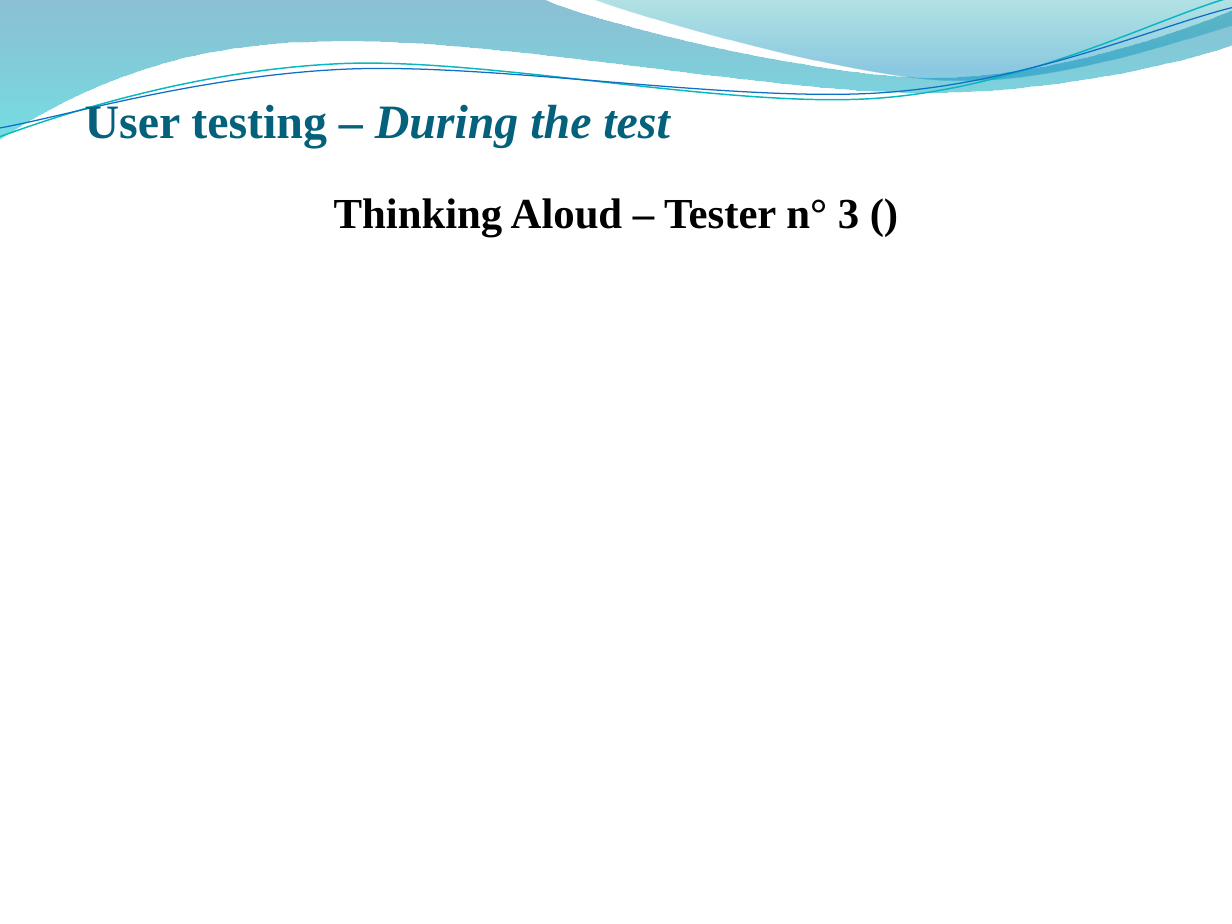
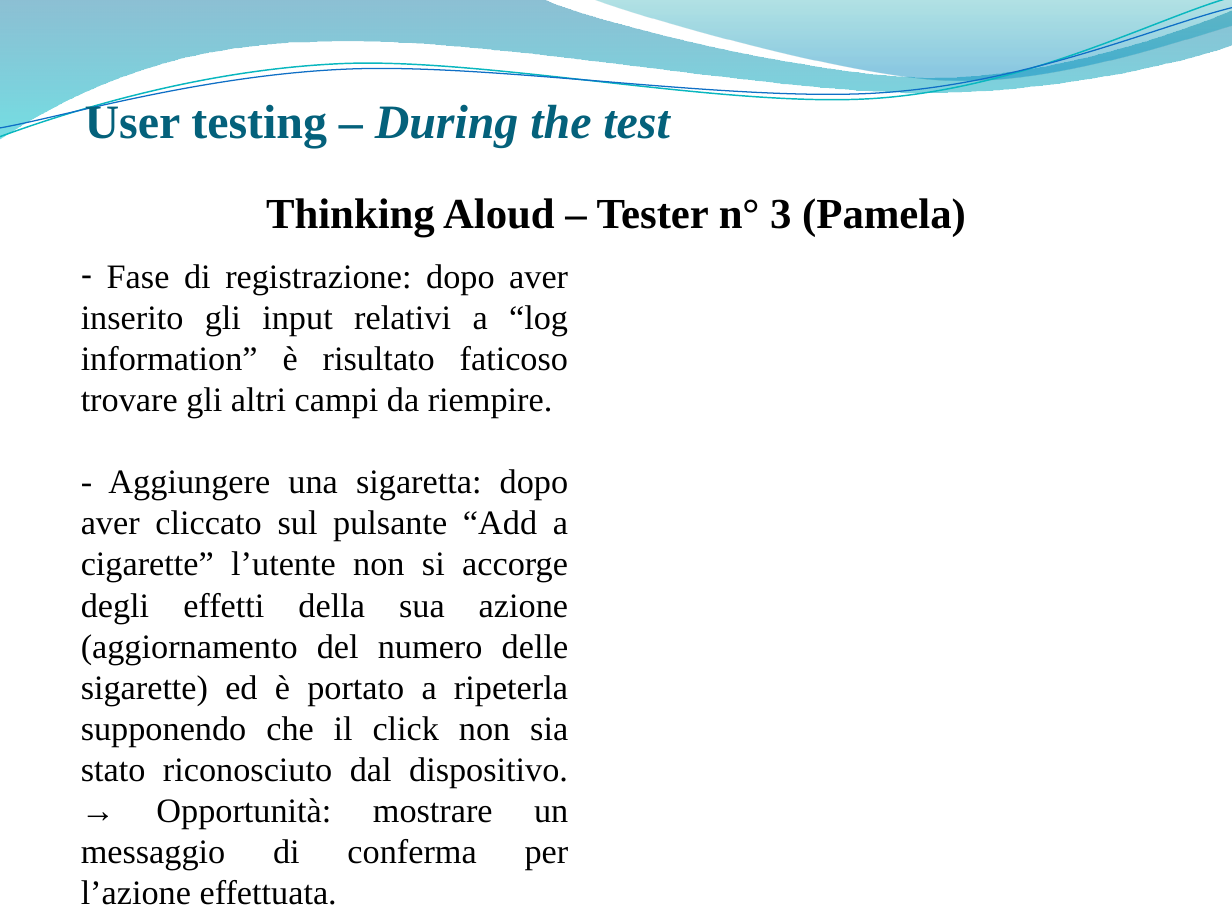
Before and after one commit to giusmastro91/Cognitive-systems, a slide deck: slide 32 of Prova_6/Leone_Mastrosimone_PresentazioneProgetto.pptx. Drawn at 1232x924 pixels with LibreOffice and Linux fonts; fonts in the diff are those of the drawing; background and template pictures are left out. Boxes give left, top, right and bottom in pixels: in the first picture for what was removed or moved away, otherwise in the second. Text is boxed around its words. In the diff, an @@ line names an element or a change of style, - is before the commit and + after.

```diff
--- a/Prova_6/Leone_Mastrosimone_PresentazioneProgetto.pptx
+++ b/Prova_6/Leone_Mastrosimone_PresentazioneProgetto.pptx
@@ text at (266, 198, 966, 236): text changed @@
-Thinking Aloud – Tester n° 3 ()
+Thinking Aloud – Tester n° 3 (Pamela)
@@ text added at (81, 264, 569, 905), 20 pt, text #000000 @@
+– Fase di registrazione: dopo aver inserito gli input relativi a “log information” è risultato faticoso trovare gli altri campi da riempire.
+- Aggiungere una sigaretta: dopo aver cliccato sul pulsante “Add a cigarette” l’utente non si accorge degli effetti della sua azione (aggiornamento del numero delle sigarette) ed è portato a ripeterla supponendo che il click non sia stato riconosciuto dal dispositivo. → Opportunità: mostrare un messaggio di conferma per l’azione effettuata.
```
Also in this commit, not shown: 4 other slides changed, 2 other files.
